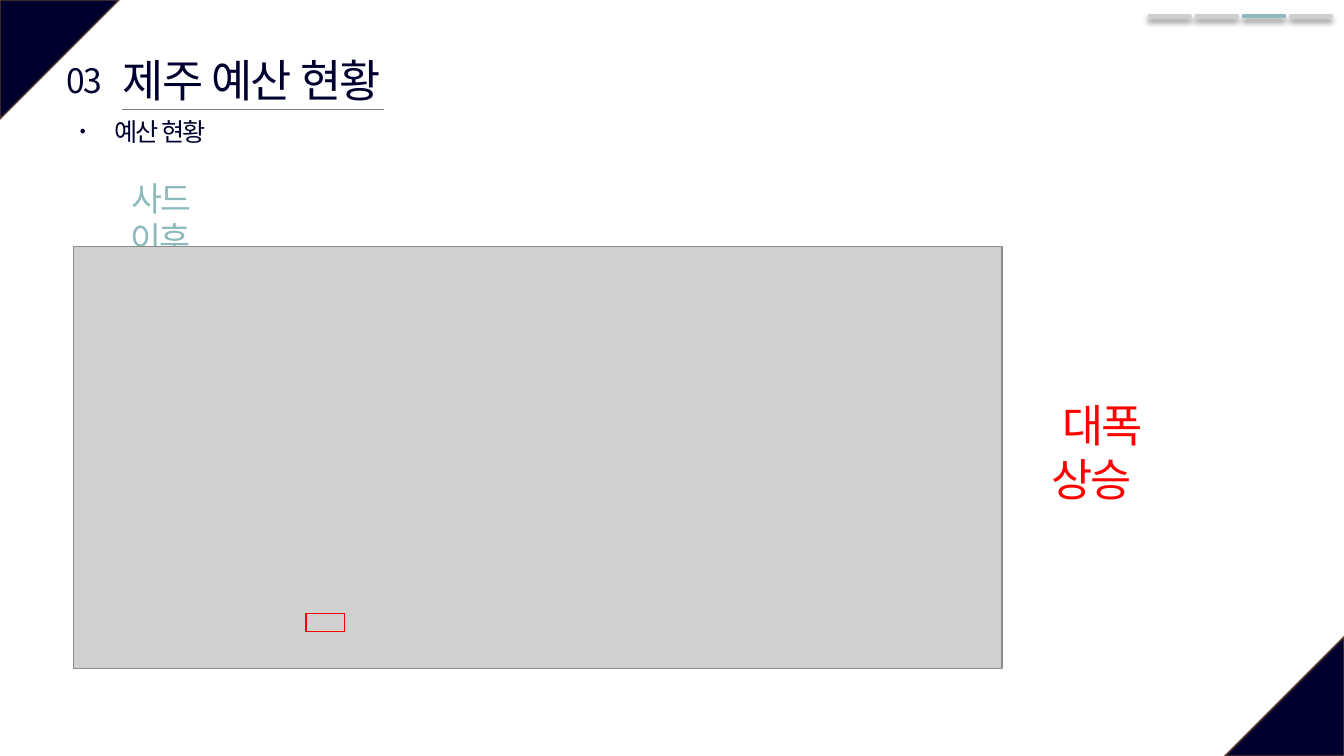
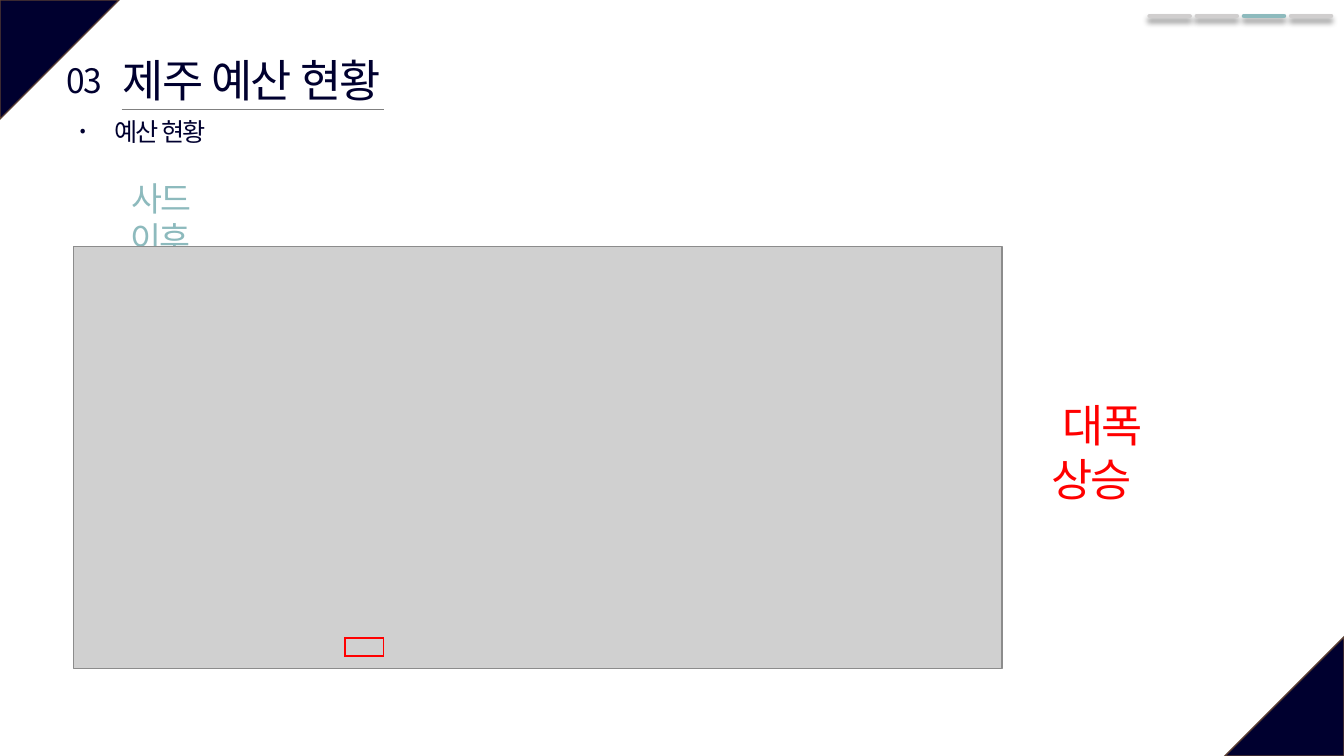
Before and after one commit to so-jeong0127/6-project, a slide deck: slide 13 of 6조_외부환경영향.pptx. Drawn at 1344x756 pixels with LibreOffice and Linux fonts; fonts in the diff are those of the drawing; grey boxes stand for pictures. Boxes give left, top, right and bottom in pixels: in the first picture for what was removed or moved away, otherwise in the second. Text is boxed around its words. In the diff, an @@ line names an element or a change of style, - is before the commit and + after.

```diff
--- a/6조_외부환경영향.pptx
+++ b/6조_외부환경영향.pptx
@@ rectangle: place and size @@
-rectangle at box(307, 614, 345, 632)
+rectangle at box(345, 638, 383, 656)
```
